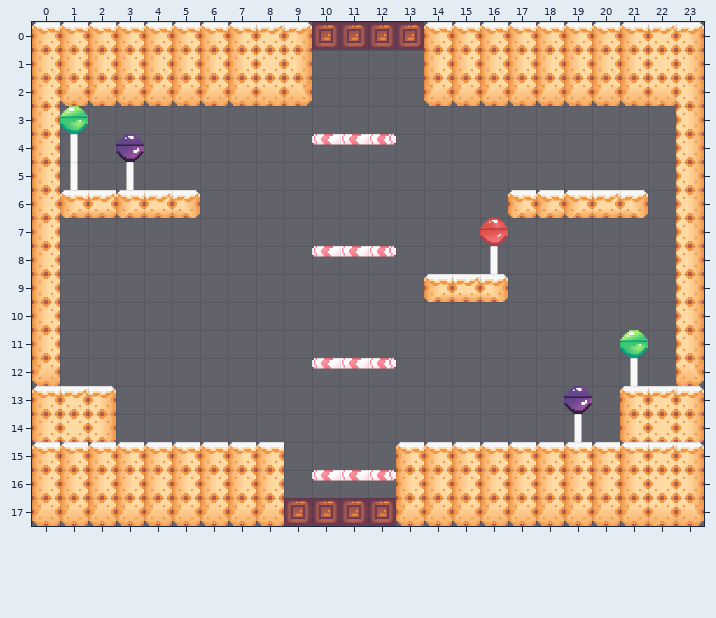
Two versions of a level (Tiled map, assets/images/candylevel.tmx). Above, as it was before the edit.
Cells are 32x32 px. Shown: x 0..23, y 0..17. Not drawn, because the pictures are missing: unchanged layer "background".
After the commit:
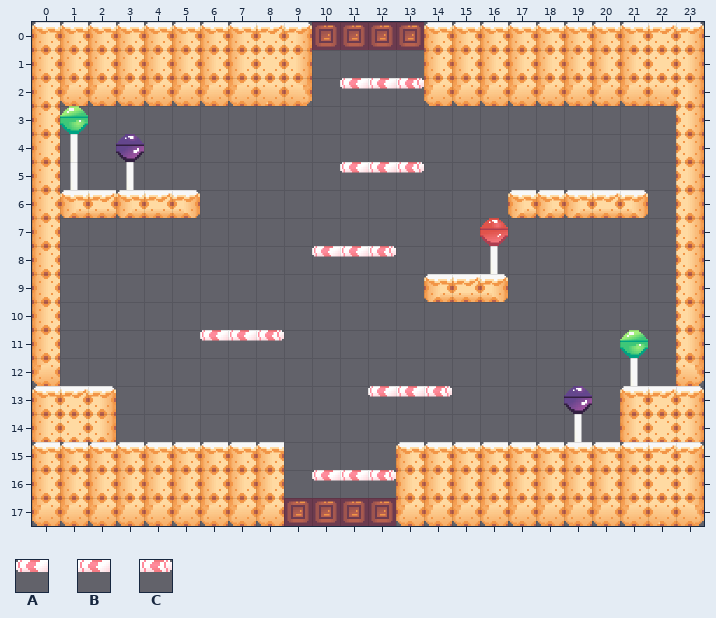
Key: from "candyTileset": A 56, B 57, C 58.
_ is an empty cell.
The edit:
Layer "platforms":
y 2: x 11..13 ___ -> ABC
y 4: x 10..12 ABC -> ___
y 5: x 11..13 ___ -> ABC
y 11: x 6..8 ___ -> ABC
y 12: x 10..12 ABC -> ___
y 13: x 12..14 ___ -> ABC
Changed places in both pictures, as pixel boxes (x1, y1, x2, y2):
added: (340, 78, 424, 89)
changed: (312, 134, 424, 173)
added: (200, 330, 284, 341)
changed: (312, 358, 452, 397)
